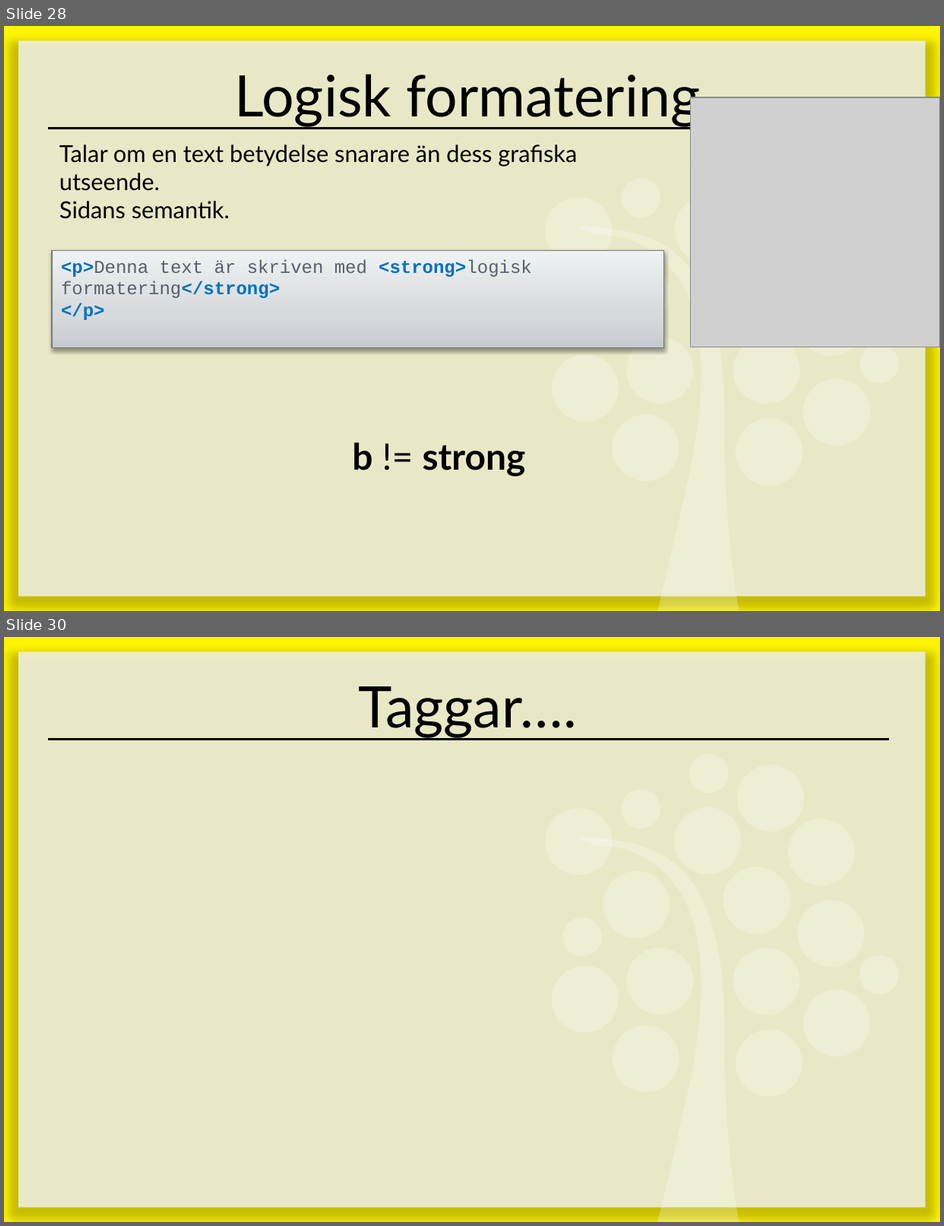
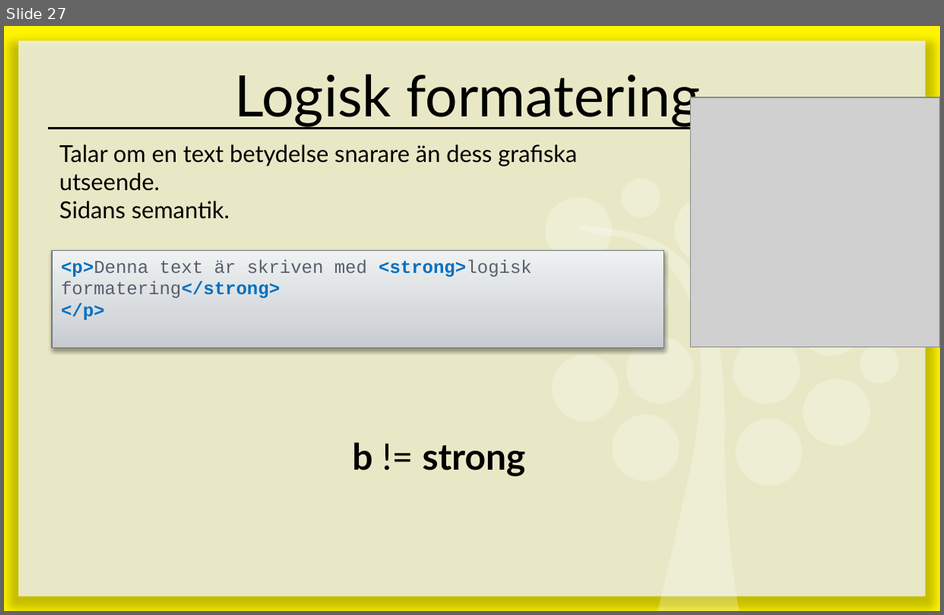
Before and after one commit to 1ik415/Kursmaterial, a slide deck: Föreläsningar/F02 - HTML.pptx. Shown one above the other, each under a label of ours: slides 28 and 30 before the commit, slide 27 after it; the slides between them are not shown. The pictures are 944x1226 and 944x615 pixels, drawn with LibreOffice and Linux fonts; fonts in the diff are those of the drawing; grey boxes stand for pictures. Boxes give left, top, right and bottom in pixels: in the first picture for what was removed or moved away, otherwise in the second. Text is boxed around its words. In the diff, an @@ line names an element or a change of style, - is before the commit and + after.

```diff
--- a/Föreläsningar/F02 - HTML.pptx
+++ b/Föreläsningar/F02 - HTML.pptx
@@ slide 30 removed at box(4, 637, 940, 1222), background #FFFFFF; not listed: 18 template elements that a slide beside it also shows @@
@@ title removed at box(358, 686, 577, 738) @@
-Taggar….
@@ freeform shape removed at box(737, 765, 804, 831) @@
@@ freeform shape removed at box(788, 819, 854, 885) @@
@@ freeform shape removed at box(723, 867, 790, 934) @@
@@ what was slide 28 is now slide 27 @@
```
Also in this commit, not shown: 3 slides changed, 1 slide added, 1 other file.
